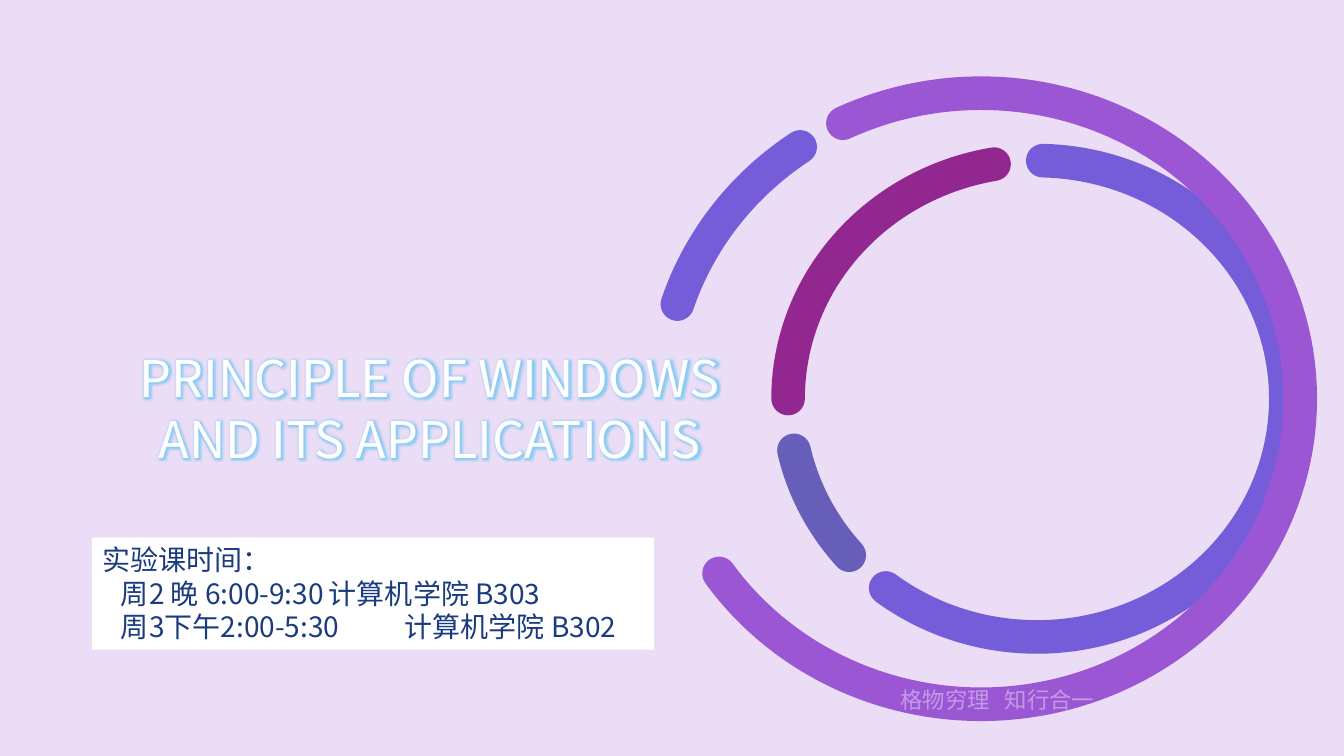
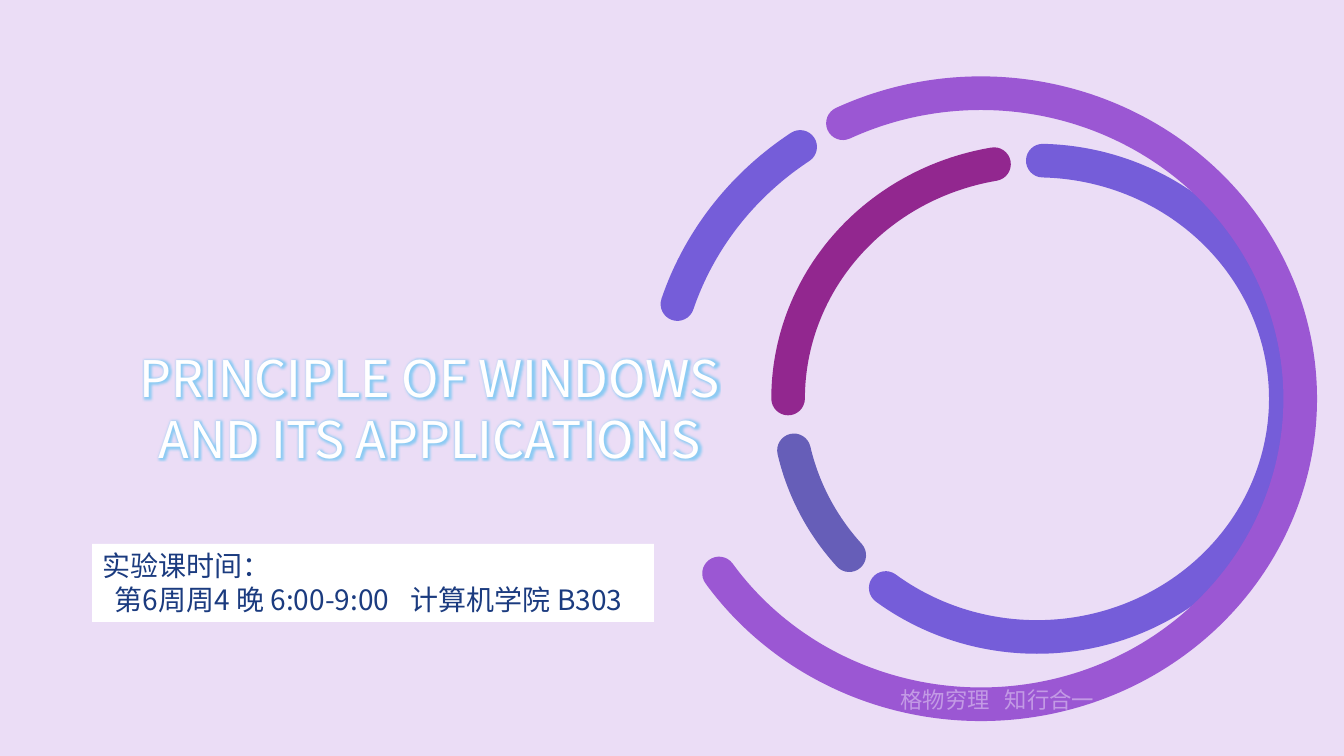
Before and after one commit to principleWindows/win-principle-2021, a slide deck: slide 3 of slides/instruction/principleWindows_3.pptx. Drawn at 1344x756 pixels with LibreOffice and Linux fonts; fonts in the diff are those of the drawing; background and template pictures are left out. Boxes give left, top, right and bottom in pixels: in the first picture for what was removed or moved away, otherwise in the second. Text is boxed around its words. In the diff, an @@ line names an element or a change of style, - is before the commit and + after.

```diff
--- a/slides/instruction/principleWindows_3.pptx
+++ b/slides/instruction/principleWindows_3.pptx
@@ rectangle "实验课时间：": place and size @@
-rectangle "实验课时间：" at <box>92,537,653,649</box>
+rectangle "实验课时间：" at <box>92,544,653,622</box>
@@ text in rectangle at <box>115,586,622,613</box>: text changed @@
-周2 晚 6:00-9:30 计算机学院 B303
-周3下午2:00-5:30 计算机学院 B302
+第6周周4 晚 6:00-9:00 计算机学院 B303
```
Also in this commit, not shown: 54 other slides changed, 8 other files.
